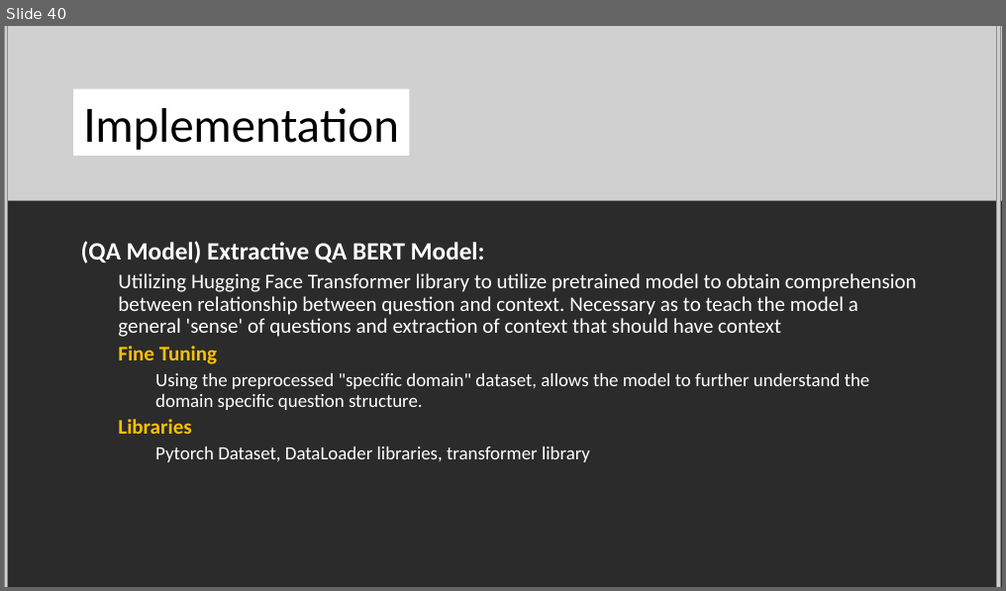
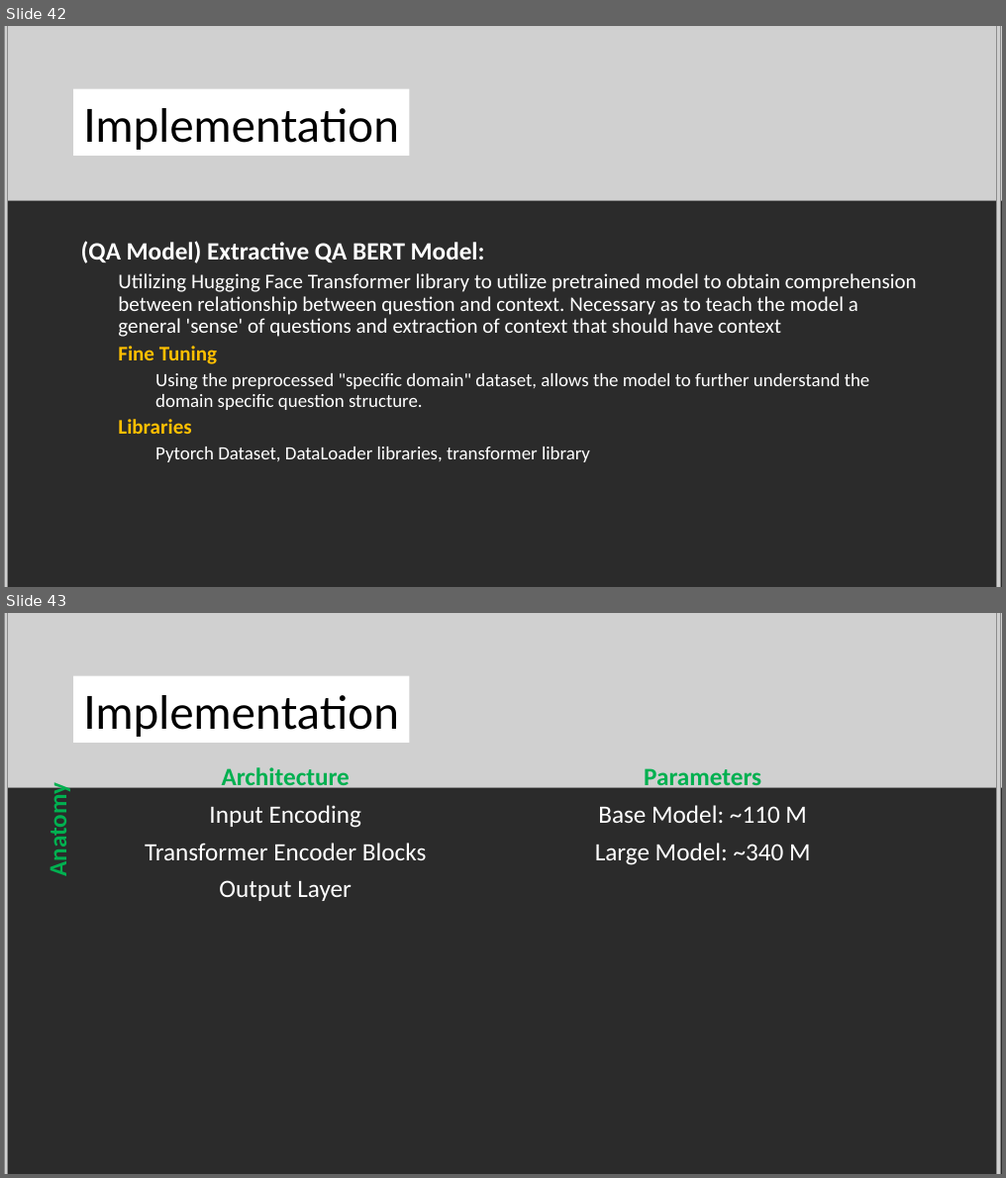
Before and after one commit to LoloMarty/2024-, a slide deck: CS4210/finalPresentation.pptx. Shown one above the other, each under a label of ours: slide 40 before the commit, slides 42 and 43 after it. The pictures are 1006x591 and 1006x1178 pixels, drawn with LibreOffice and Linux fonts; fonts in the diff are those of the drawing; grey boxes stand for pictures; background and template pictures are left out; a plain dark background stands for a picture behind light text. Boxes give left, top, right and bottom in pixels: in the first picture for what was removed or moved away, otherwise in the second. Text is boxed around its words. In the diff, an @@ line names an element or a change of style, - is before the commit and + after.

```diff
--- a/CS4210/finalPresentation.pptx
+++ b/CS4210/finalPresentation.pptx
@@ slide 43 added at (x1=4, y1=613, x2=1002, y2=1174), background picture (left out) @@
@@ picture added at (x1=4, y1=613, x2=1002, y2=788) @@
@@ picture added at (x1=4, y1=613, x2=8, y2=1174) @@
@@ picture added at (x1=997, y1=613, x2=1000, y2=1174) @@
@@ rectangle added at (x1=73, y1=676, x2=410, y2=743), fill #FFFFFF, 44 pt, text #000000 @@
+Implementation
@@ text added at (x1=145, y1=767, x2=426, y2=901), 24 pt, text #FFFFFF @@
+Architecture
+Input Encoding
+Transformer Encoder Blocks
+Output Layer
@@ text added at (x1=595, y1=768, x2=811, y2=865), 24 pt, text #FFFFFF @@
+Parameters
+Base Model: ~110 M
+Large Model: ~340 M
@@ text added at (x1=43, y1=792, x2=73, y2=874), 24 pt, text #00B050, bold @@
+Anatomy
@@ what was slide 40 is now slide 42 @@
```
Also in this commit, not shown: 5 slides changed, 9 other slides added, 3 slides removed.
